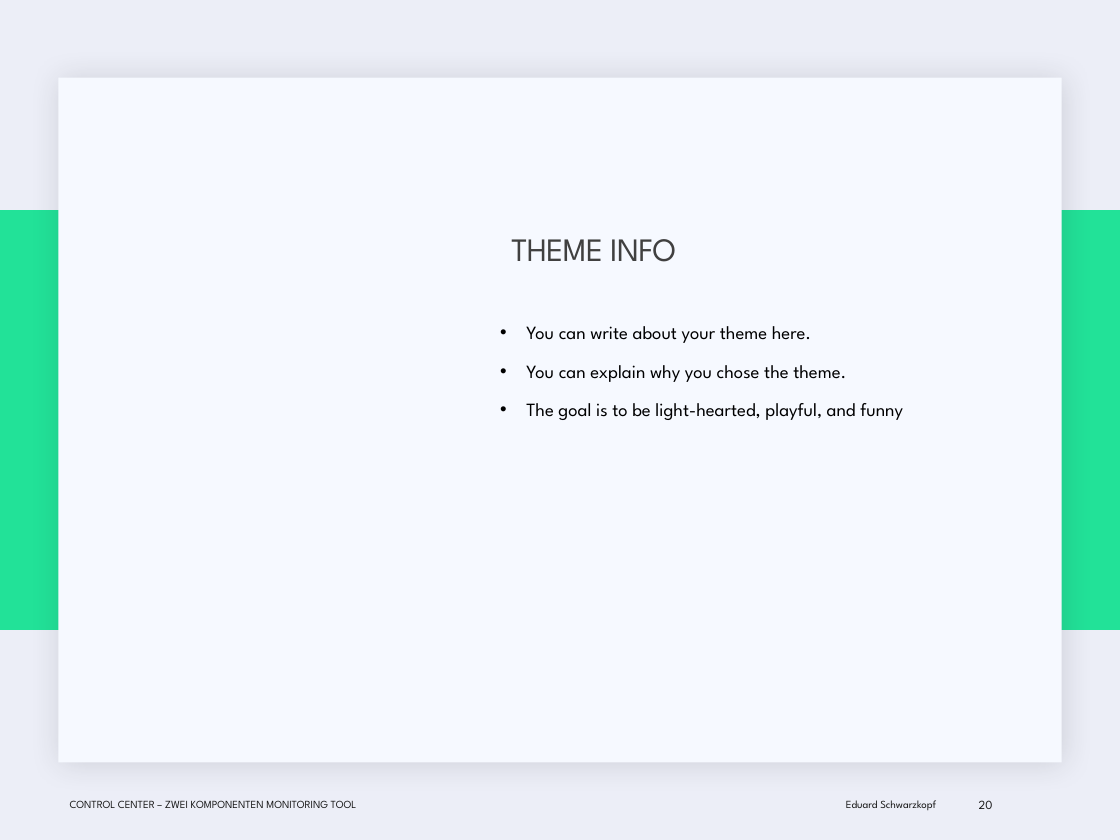
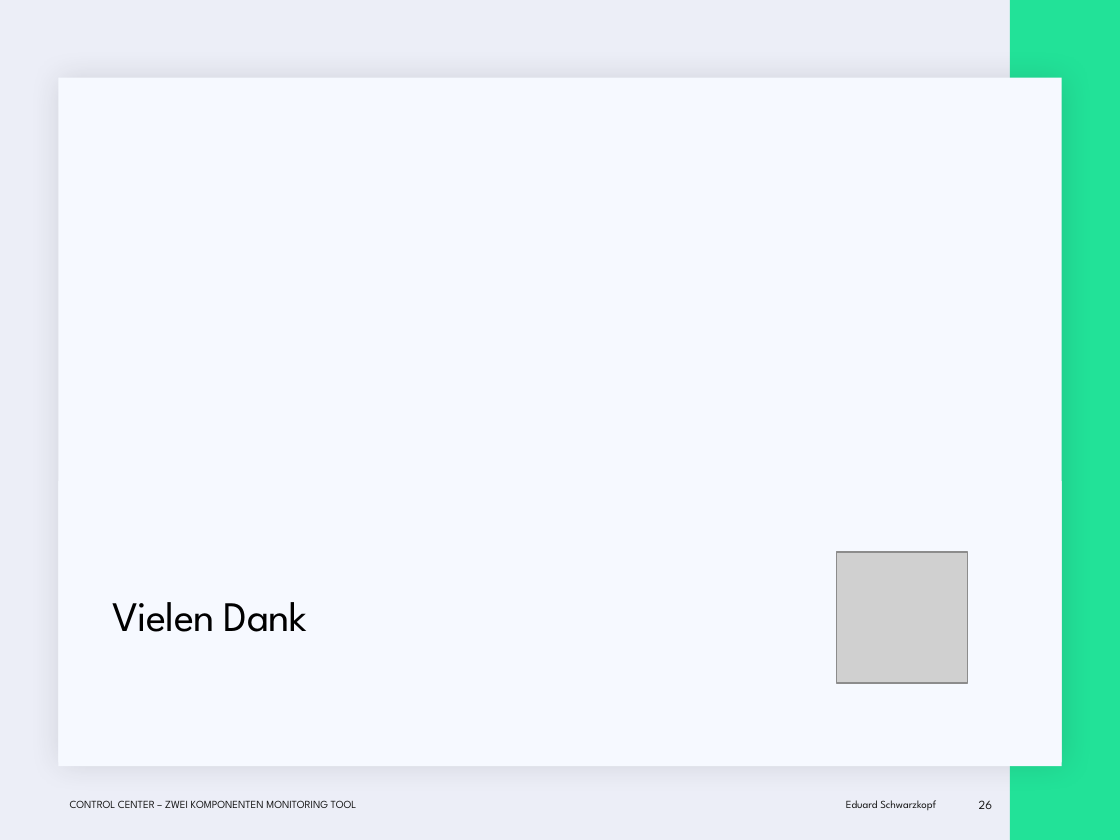
Before and after one commit to EduardSchwarzkopf/Abschlusspr-sentation, a slide deck: slide 26 of Abschluss_präsi.pptx (slide 20 before the commit). Drawn at 1120x840 pixels with LibreOffice and Linux fonts; fonts in the diff are those of the drawing; grey boxes stand for pictures; background and template pictures are left out. Boxes give left, top, right and bottom in pixels: in the first picture for what was removed or moved away, otherwise in the second. Text is boxed around its words. In the diff, an @@ line names an element or a change of style, - is before the commit and + after.

```diff
--- a/Abschluss_präsi.pptx
+++ b/Abschluss_präsi.pptx
@@ rectangle added at (x1=1010, y1=0, x2=1120, y2=840), fill #22E298 @@
@@ rectangle removed at (x1=0, y1=211, x2=1120, y2=631) @@
@@ title removed at (x1=511, y1=239, x2=676, y2=262) @@
-THEME INFO
@@ text removed at (x1=526, y1=326, x2=903, y2=420) @@
-• You can write about your theme here.
-• You can explain why you chose the theme.
-• The goal is to be light-hearted, playful, and funny
@@ rectangle added at (x1=58, y1=482, x2=1062, y2=766), fill #F6F9FF @@
@@ picture added at (x1=837, y1=552, x2=968, y2=683) @@
@@ title added at (x1=112, y1=602, x2=307, y2=632), 27 pt, text #000000 @@
+Vielen Dank
@@ page number at (x1=979, y1=800, x2=993, y2=809): text changed @@
-20
+26
```
Also in this commit, not shown: 5 other slides changed, 6 slides added, 1 slide removed.
